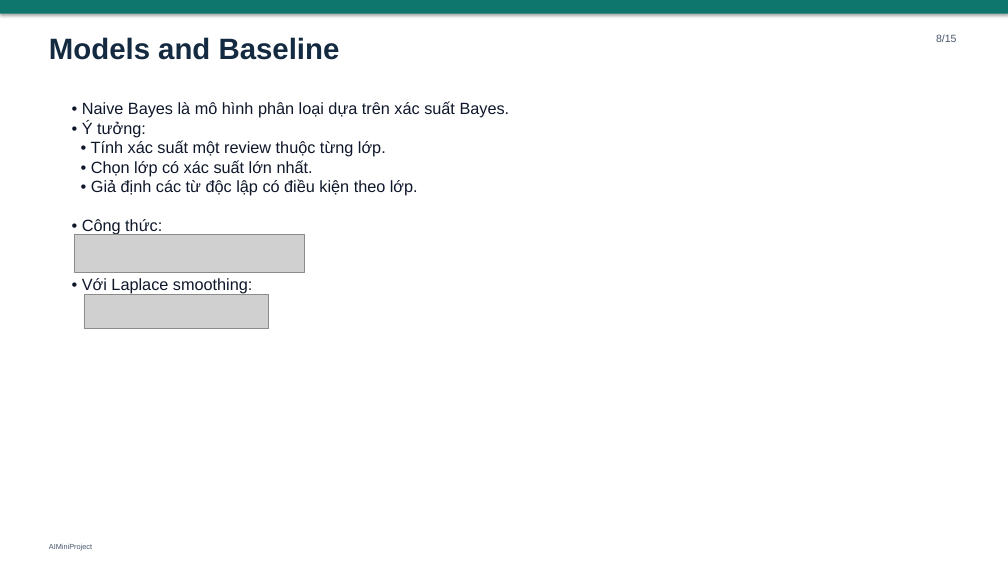
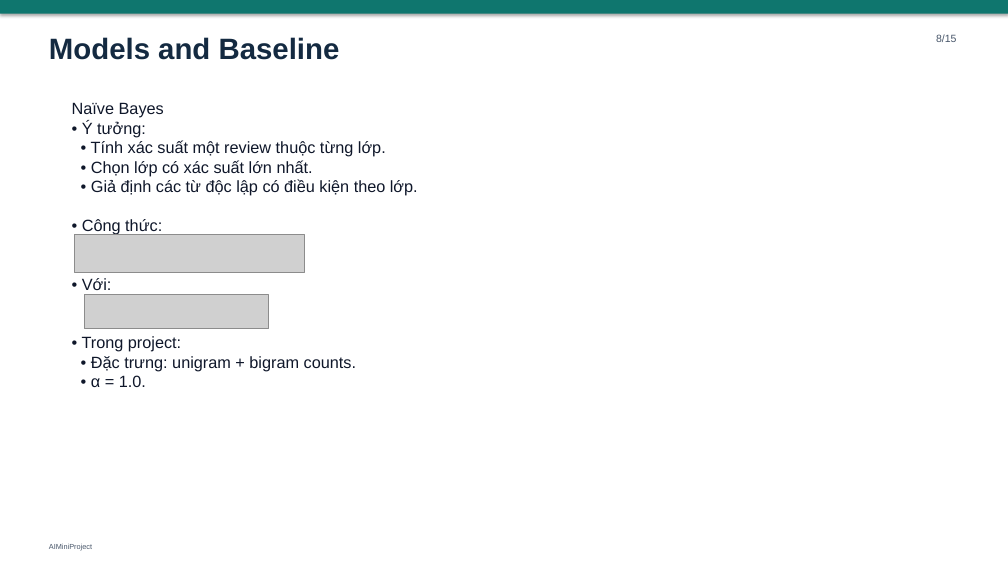
Before and after one commit to luongkien25/AIMiniProject, a slide deck: slide 8 of slides/AIMiniProject_presentation.pptx (slide 9 before the commit). Drawn at 1008x567 pixels with LibreOffice and Linux fonts; fonts in the diff are those of the drawing; grey boxes stand for pictures. Boxes give left, top, right and bottom in pixels: in the first picture for what was removed or moved away, otherwise in the second. Text is boxed around its words. In the diff, an @@ line names an element or a change of style, - is before the commit and + after.

```diff
--- a/slides/AIMiniProject_presentation.pptx
+++ b/slides/AIMiniProject_presentation.pptx
@@ text at [72,102,164,118]: text changed @@
-• Naive Bayes là mô hình phân loại dựa trên xác suất Bayes.
+Naïve Bayes
@@ text at [82,278,356,387]: text changed @@
-• Với Laplace smoothing:
+• Với:
+• Trong project:
+• Đặc trưng: unigram + bigram counts.
+• α = 1.0.
```
Also in this commit, not shown: 3 other slides changed, 1 slide added, 2 slides removed, 2 other files.
